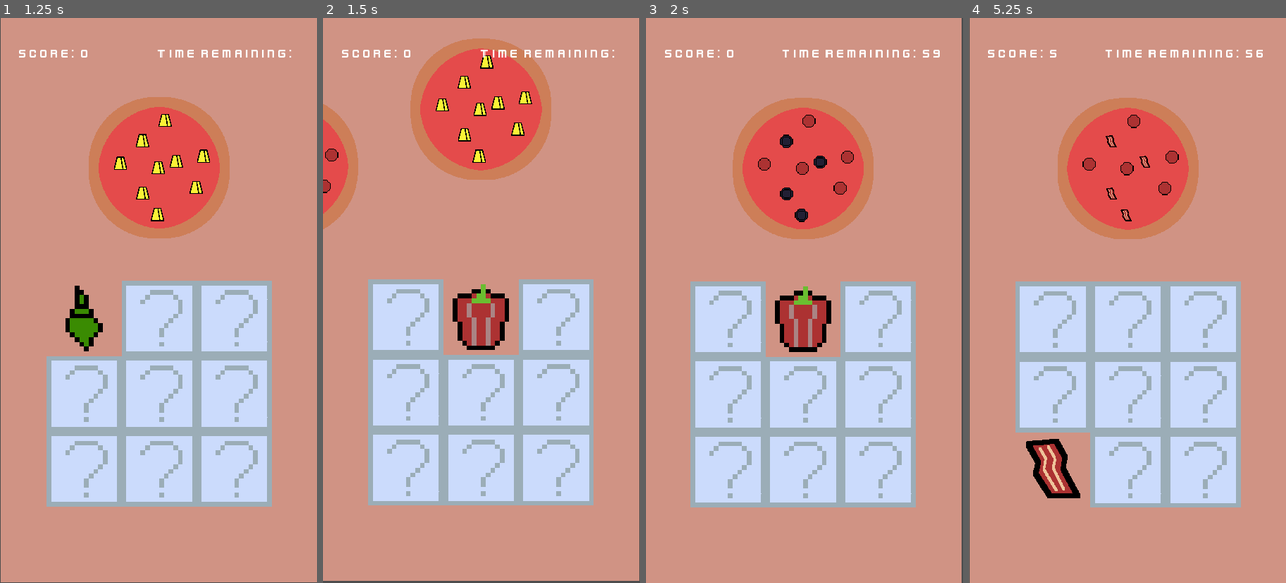
Above: before the commit, frames 1-4 (left to right).
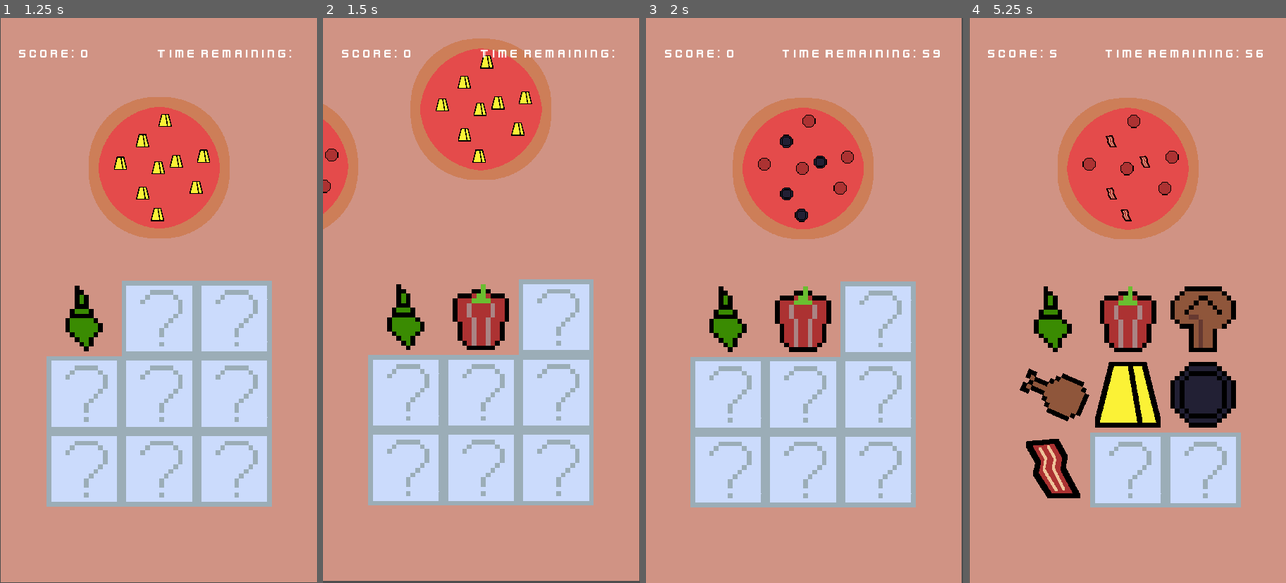
Above: after the commit, the same moments.

Repository: msanatan/EasyPizza
Game: Godot game, scene res://levels/main/game.tscn
Same seed, same stepped clock (60 frames per second), same inputs: the game is played once before the commit and once after it.
Inputs (mouse positions are in pixels of both pictures, inside the frame that each line leads up to):
- Up to frame 1 (1.25 s): tap Enter at 0.5 s; move the mouse to (82, 317) at 0.52 s; press the mouse at (82, 317) at 0.53 s
- Up to frame 2 (1.5 s): move the mouse to (481, 317) at 1.27 s; release the mouse at (481, 317) at 1.28 s; click (481, 317) at 1.35 s
- Up to frame 3 (2 s): no input
- Up to frame 4 (5.25 s): move the mouse to (1200, 317) at 2.02 s; press the mouse at (1200, 317) at 2.03 s; move the mouse to (1057, 396) at 2.77 s; release the mouse at (1057, 396) at 2.78 s; click (1057, 396) at 2.85 s; move the mouse to (1130, 390) at 3.52 s; press the mouse at (1130, 390) at 3.53 s; move the mouse to (1200, 396) at 4.27 s; release the mouse at (1200, 396) at 4.28 s; click (1200, 396) at 4.35 s; move the mouse to (1051, 470) at 5.02 s; press the mouse at (1051, 470) at 5.03 s

Frame 1 is identical in both runs. In frame 2, 3.2% of the frame differs, in the area x 14-38%, y 46-60%; in frame 3, 3.2%; in frame 4, 19%, in the area x 14-86%, y 46-74%.

Commit message:
Do not automatically hide ingredient
Instead, we'll develop a mechanism to hide them at the end of the round

So we put a method that allows us to manually hide ingredients

Diff:
--- a/ingredients/ingredient/ingredient.gd
+++ b/ingredients/ingredient/ingredient.gd
@@ -8,8 +8,6 @@
 @export var is_playing: bool = false
 
 @onready var cover_sprite: Sprite2D = $CoverSprite
-@onready var after_click_timer: Timer = $AfterClickTimer
-var input_lock: bool = false
 
 # Called when the node enters the scene tree for the first time.
 func _ready():
@@ -18,11 +16,9 @@
 
 
 func _on_input_event(viewport: Viewport, event: InputEvent, shape_idx: int):
-	if is_playing and not input_lock and event.is_action_pressed("click"):
-		input_lock = true
+	if is_playing and event.is_action_pressed("click"):
+		cover_sprite.hide()
 		emit_signal("ingredient_selected", ingredient_name)
-		after_click_timer.start()
-		cover_sprite.hide()
 
 
 ## Toggle whether the ingredients are visible or covered
@@ -35,6 +31,6 @@
 		is_playing = false
 
 
-func _on_after_click_timer_timeout():
+## Hide ingredient after the round is over
+func hide_ingredient() -> void:
 	cover_sprite.show()
-	input_lock = false
--- a/ingredients/ingredient/ingredient.tscn
+++ b/ingredients/ingredient/ingredient.tscn
@@ -24,4 +24,3 @@
 one_shot = true
 
 [connection signal="input_event" from="." to="." method="_on_input_event"]
-[connection signal="timeout" from="AfterClickTimer" to="." method="_on_after_click_timer_timeout"]
